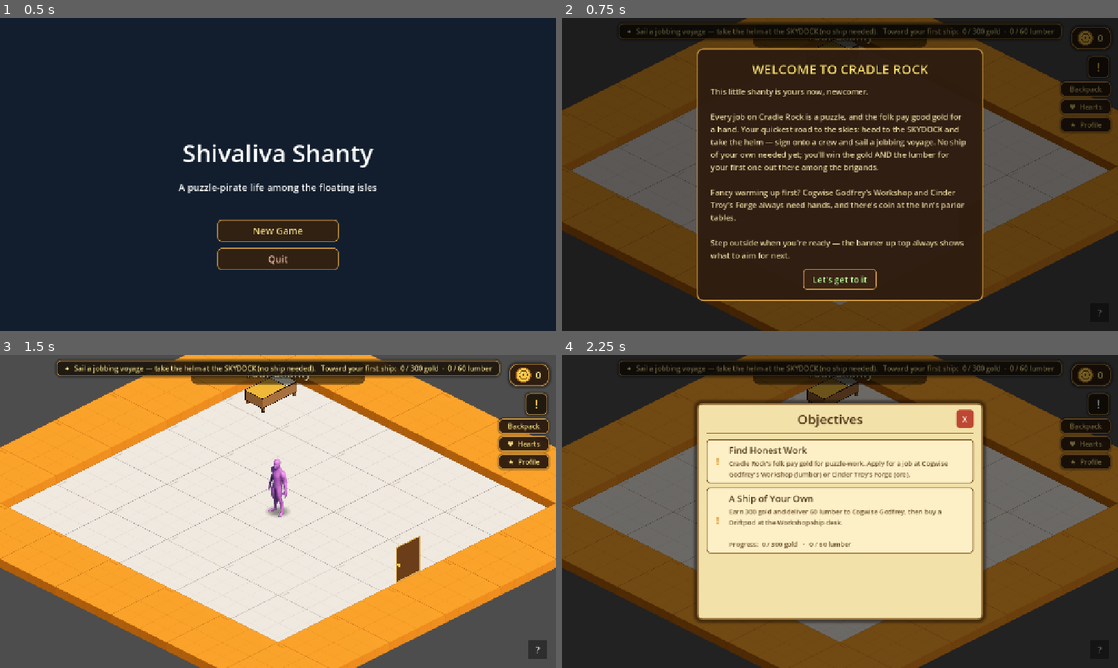
Above: before the commit, frames 1-4 (two rows, left to right).
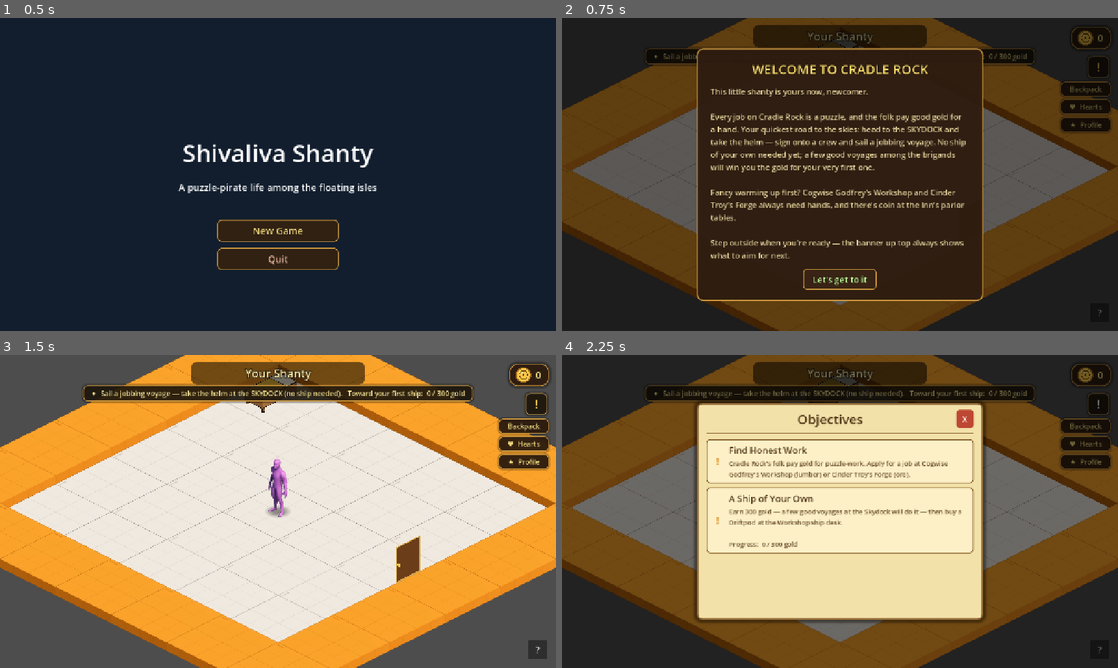
Above: after the commit, the same moments.

Repository: TairoyZone/shivaliva-shanty
Game: Godot game, scene res://main.tscn
Two runs of this game, one before a commit and one after it. Both use one fixed random seed, a clock stepped at 60 frames per second and the inputs below.
Inputs:
- Up to frame 1 (0.5 s): no input
- Up to frame 2 (0.75 s): click "New Game" at 0.5 s
- Up to frame 3 (1.5 s): click "Let's get to it" at 1.25 s
- Up to frame 4 (2.25 s): click "!" at 2 s

Frame 1 is identical in both runs. In frame 2, 3.3% of the frame differs, in the area x 10-90%, y 1-50%; in frame 3, 8.9%, in the area x 10-90%, y 1-16%; in frame 4, 7.1%.

Commit message:
fix(mvp): first ship is gold-only — drop the lumber requirement (Troy's call)
Driftpod catalog lumber 60->0; FIRST_SHIP_LUMBER->0; objective/quest/intro/Jericho/shop all gold-only; reverted the voyage lumber payout (kept the loss consolation); shop shows lumber only for the bigger hulls that still need it. Also nudged the objective banner below the location-name banner. Co-Authored-By: Claude Opus 4.8 <noreply@anthropic.com>

Diff:
--- a/autoloads/player_state.gd
+++ b/autoloads/player_state.gd
@@ -71,7 +71,7 @@
 ## ship_shop.gd's catalog (the Driftpod). Drives [method current_objective].
 const FIRST_SHIP_NAME : String = "Driftpod"
 const FIRST_SHIP_GOLD : int = 300
-const FIRST_SHIP_LUMBER : int = 60
+const FIRST_SHIP_LUMBER : int = 0   # MVP: the first ship (Driftpod) is GOLD-ONLY (Troy 2026-06-03)
 ## Gold paid per wood delivered at the Workshop drop-off. 1:1 is
 ## intentional — Gem Drop tops out at +10 per match, a clean Lumberjacking
 ## session yields ~10-30 wood, so 1:1 puts wages in the same earning band
@@ -664,17 +664,15 @@
 		return {
 			"text": "You earned your first spacecraft! More of the skies to come.",
 			"done": true}
-	if total_coins >= FIRST_SHIP_GOLD and godfrey_lumber_stock >= FIRST_SHIP_LUMBER:
+	if total_coins >= FIRST_SHIP_GOLD:
 		return {
 			"text": "Buy your first ship — the %s — at the Workshop ship desk." % FIRST_SHIP_NAME,
 			"done": false}
 	# The headline MVP loop: sign onto a jobbing VOYAGE at the Skydock helm — no ship of
-	# your own needed. It pays gold AND the lumber Godfrey needs for your first hull, so a
-	# few good voyages fund the ship outright.
+	# your own needed. A few good voyages bank the gold for your first hull.
 	return {
-		"text": "Sail a jobbing voyage — take the helm at the SKYDOCK (no ship needed).   Toward your first ship:  %d / %d gold  ·  %d / %d lumber" % [
-			mini(total_coins, FIRST_SHIP_GOLD), FIRST_SHIP_GOLD,
-			mini(godfrey_lumber_stock, FIRST_SHIP_LUMBER), FIRST_SHIP_LUMBER],
+		"text": "Sail a jobbing voyage — take the helm at the SKYDOCK (no ship needed).   Toward your first ship:  %d / %d gold" % [
+			mini(total_coins, FIRST_SHIP_GOLD), FIRST_SHIP_GOLD],
 		"done": false}
 
 
@@ -696,11 +694,10 @@
 	if ship_done:
 		ship_detail = "Done — you fly your own %s now. More of the skies to come." % FIRST_SHIP_NAME
 	else:
-		ship_detail = ("Earn %d gold and deliver %d lumber to Cogwise Godfrey, then buy "
-			+ "a %s at the Workshop ship desk.\n\nProgress:  %d / %d gold   ·   %d / %d lumber") % [
-			FIRST_SHIP_GOLD, FIRST_SHIP_LUMBER, FIRST_SHIP_NAME,
-			mini(total_coins, FIRST_SHIP_GOLD), FIRST_SHIP_GOLD,
-			mini(godfrey_lumber_stock, FIRST_SHIP_LUMBER), FIRST_SHIP_LUMBER]
+		ship_detail = ("Earn %d gold — a few good voyages at the Skydock will do it — then "
+			+ "buy a %s at the Workshop ship desk.\n\nProgress:  %d / %d gold") % [
+			FIRST_SHIP_GOLD, FIRST_SHIP_NAME,
+			mini(total_coins, FIRST_SHIP_GOLD), FIRST_SHIP_GOLD]
 	quests.append({
 		"title": "A Ship of Your Own",
 		"detail": ship_detail,
--- a/buildings/workshop/ship_shop/ship_shop.gd
+++ b/buildings/workshop/ship_shop/ship_shop.gd
@@ -13,12 +13,12 @@
 extends Interactable
 
 
-## The catalog — small → large. gold + lumber are both required.
-## ids are persisted in [member PlayerState.owned_ships]; keep them stable.
+## The catalog — small → large. The starter Driftpod is GOLD-ONLY (the MVP goal); bigger
+## hulls also want lumber delivered to Godfrey. ids persist in owned_ships; keep them stable.
 const SHIPS : Array = [
 	{
 		"id": "driftpod", "name": "Driftpod",
-		"gold": 300, "lumber": 60,
+		"gold": 300, "lumber": 0,
 		"blurb": "A one-seat skiff for short hops between nearby rocks.",
 	},
 	{
@@ -105,7 +105,7 @@
 	vbox.add_child(title)
 	# Hint line — how purchases are paid.
 	var hint : Label = Label.new()
-	hint.text = "Paid in gold + the lumber you've delivered to Godfrey."
+	hint.text = "Paid in gold — bigger hulls also want lumber delivered to Godfrey."
 	hint.add_theme_font_size_override("font_size", 15)
 	hint.add_theme_color_override("font_color", Color(0.82, 0.7, 0.45, 1.0))
 	hint.horizontal_alignment = HORIZONTAL_ALIGNMENT_CENTER
@@ -153,8 +153,10 @@
 	hbox.add_child(info)
 	_add_label(info, String(ship["name"]), 20, Color(0.98, 0.88, 0.5, 1.0))
 	_add_label(info, String(ship["blurb"]), 14, Color(0.86, 0.78, 0.6, 1.0))
-	_add_label(info, "%d gold  +  %d lumber" % [int(ship["gold"]), int(ship["lumber"])],
-		15, Color(0.80, 0.92, 1.0, 1.0))
+	var cost_text : String = "%d gold" % int(ship["gold"])
+	if int(ship["lumber"]) > 0:
+		cost_text += "  +  %d lumber" % int(ship["lumber"])
+	_add_label(info, cost_text, 15, Color(0.80, 0.92, 1.0, 1.0))
 	# Right: Buy / Owned / can't-afford button.
 	var owned : bool = PlayerState.owns_ship(String(ship["id"]))
 	var can_buy : bool = PlayerState.can_buy_ship(
--- a/interface/hud.gd
+++ b/interface/hud.gd
@@ -140,7 +140,9 @@
 	panel.name = "ObjectiveBanner"
 	panel.anchor_left = 0.5
 	panel.anchor_right = 0.5
-	panel.offset_top = 12.0
+	# Sit BELOW the top-centre location-name banner some scenes show (~y16-64) and clear of
+	# the top-right purse, so the two never overlap.
+	panel.offset_top = 70.0
 	panel.grow_horizontal = Control.GROW_DIRECTION_BOTH
 	panel.mouse_filter = Control.MOUSE_FILTER_IGNORE
 	var sb : StyleBoxFlat = StyleBoxFlat.new()
--- a/interface/intro_overlay.gd
+++ b/interface/intro_overlay.gd
@@ -16,8 +16,8 @@
 	"This little shanty is yours now, newcomer.\n\n"
 	+ "Every job on Cradle Rock is a puzzle, and the folk pay good gold for a hand. Your "
 	+ "quickest road to the skies: head to the SKYDOCK and take the helm — sign onto a "
-	+ "crew and sail a jobbing voyage. No ship of your own needed yet; you'll win the gold "
-	+ "AND the lumber for your first one out there among the brigands.\n\n"
+	+ "crew and sail a jobbing voyage. No ship of your own needed yet; a few good voyages "
+	+ "among the brigands will win you the gold for your very first one.\n\n"
 	+ "Fancy warming up first? Cogwise Godfrey's Workshop and Cinder Troy's Forge always "
 	+ "need hands, and there's coin at the Inn's parlor tables.\n\n"
 	+ "Step outside when you're ready — the banner up top always shows what to aim for "
--- a/levels/ship_deck/ship_deck.gd
+++ b/levels/ship_deck/ship_deck.gd
@@ -27,11 +27,6 @@
 const BOOTY_PER_LIFT_DIV : int = 6
 const BOOTY_LIFT_BONUS_CAP : int = 100
 const SEED_PER_LIFT_DIV : int = 150
-## A winning pillage ALSO yields looted LUMBER toward your first hull — so the voyage alone
-## funds the ship (gold + lumber), no separate lumberjacking grind required for the MVP goal.
-const BOOTY_LUMBER_BASE : int = 10
-const BOOTY_LUMBER_LIFT_DIV : int = 30
-const BOOTY_LUMBER_CAP : int = 14
 ## A LOST run still limps home with a small consolation cut (scaled to Loft lift) so a voyage
 ## is never a total zero — a first-timer never feels the whole run was wasted.
 const BOOTY_LOSS_DIV : int = 14
@@ -124,11 +119,8 @@
 		var bonus : int = clampi(PlayerState.last_loft_lift / BOOTY_PER_LIFT_DIV, 0, BOOTY_LIFT_BONUS_CAP)
 		var cut : int = BOOTY_BASE + bonus
 		PlayerState.add_coins(cut)
-		@warning_ignore("integer_division")
-		var lumber_cut : int = BOOTY_LUMBER_BASE + clampi(PlayerState.last_loft_lift / BOOTY_LUMBER_LIFT_DIV, 0, BOOTY_LUMBER_CAP)
-		PlayerState.godfrey_lumber_stock += lumber_cut   # setter banks it toward the ship + saves
 		PlayerState.frontier_unlocked = true
-		_say("We sent 'em running! Yer cut: %d gold and %d lumber for the shipwright. Take the plank when ye're ready." % [cut, lumber_cut])
+		_say("We sent 'em running! Yer cut o' the booty: %d gold. Take the plank when ye're ready." % cut)
 	else:
 		@warning_ignore("integer_division")
 		var scraps : int = clampi(PlayerState.last_loft_lift / BOOTY_LOSS_DIV, 0, BOOTY_LOSS_CAP)
--- a/levels/skydock_interior/skydock_interior.tscn
+++ b/levels/skydock_interior/skydock_interior.tscn
@@ -45,7 +45,7 @@
 [node name="JerichoNpc" parent="YSortNode2D" instance=ExtResource("4_npc")]
 position = Vector2(-16, -120)
 npc_name = "Stormy Jericho"
-dialog_lines = Array[String](["Ships in by dusk, weather willing.", "I've moored vessels in gales that'd peel the paint off you.", "Take the wheel yonder and sign onto a crew, sailor — no craft of yer own needed yet. Win gold and lumber out there and you'll soon have one."])
+dialog_lines = Array[String](["Ships in by dusk, weather willing.", "I've moored vessels in gales that'd peel the paint off you.", "Take the wheel yonder and sign onto a crew, sailor — no craft of yer own needed yet. A few good runs out there and you'll have gold enough for one."])
 portrait_color = Color(0.5, 0.5, 0.62, 1)
 
 [node name="SkyHelm" parent="YSortNode2D" instance=ExtResource("5_helm")]
